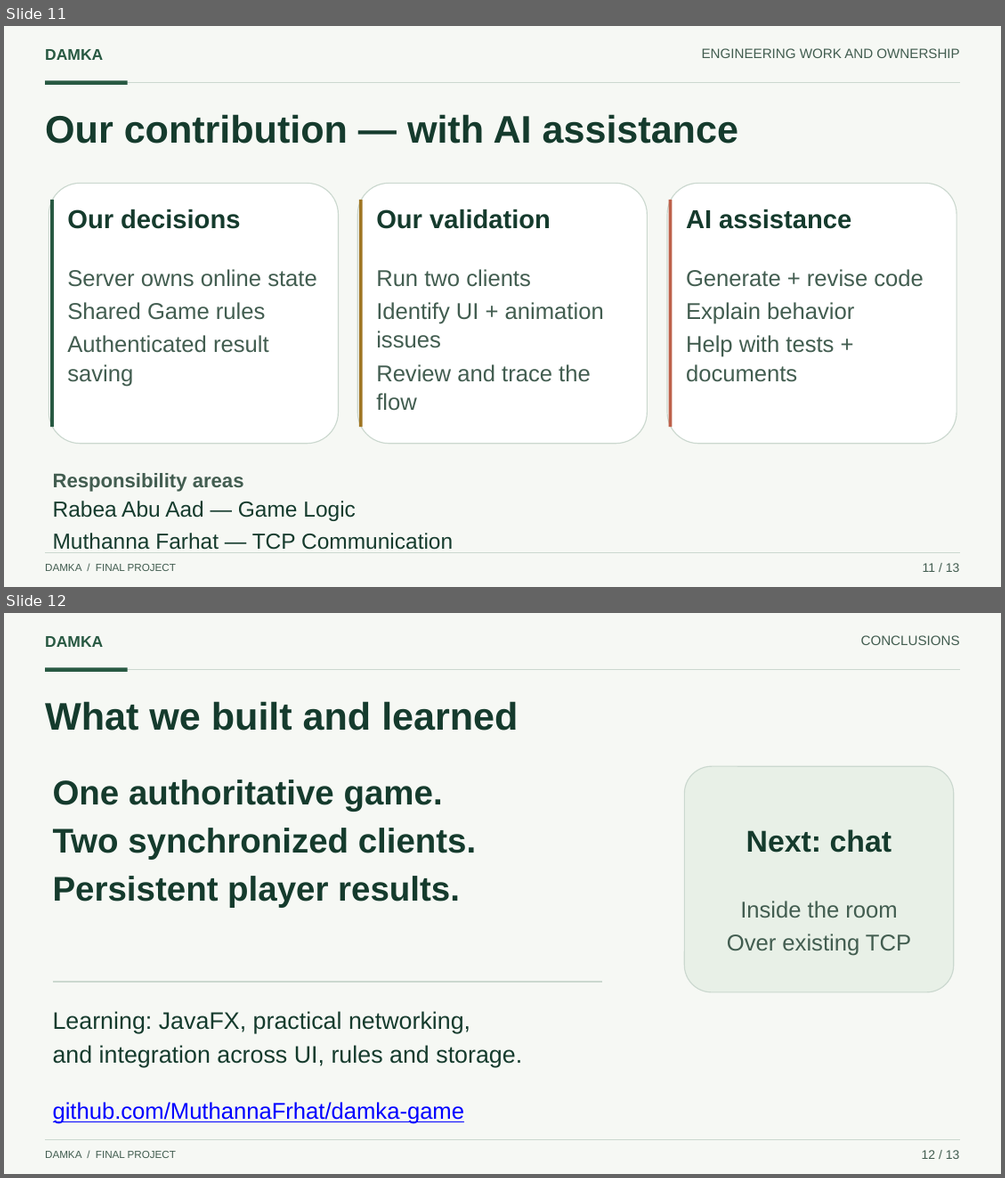
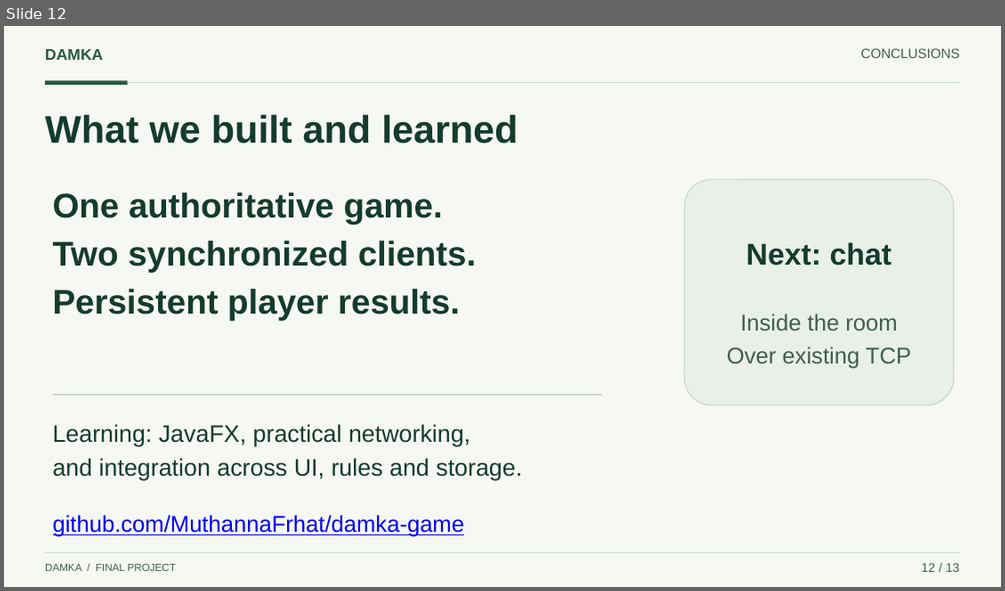
Before and after one commit to MuthannaFrhat/damka-game, a slide deck: docs/presentation/Damka_Presentation.pptx. Shown one above the other, each under a label of ours: slides 11 and 12 before the commit, slide 12 after it. The pictures are 1005x1178 and 1005x591 pixels, drawn with LibreOffice and Linux fonts; fonts in the diff are those of the drawing. Boxes give left, top, right and bottom in pixels: in the first picture for what was removed or moved away, otherwise in the second. Text is boxed around its words. In the diff, an @@ line names an element or a change of style, - is before the commit and + after.

Commit message:
Align presentation with project book and clarify technical terms

```diff
--- a/docs/presentation/Damka_Presentation.pptx
+++ b/docs/presentation/Damka_Presentation.pptx
@@ slide 11 removed at (4,26,1001,587), background #F6F8F4 @@
@@ text removed at (45,49,103,60) @@
-DAMKA
@@ text removed at (702,48,959,58) @@
-ENGINEERING WORK AND OWNERSHIP
@@ line removed from (45, 83) to (960, 83) @@
@@ rectangle removed at (45,80,128,85) @@
@@ text removed at (45,114,738,143) @@
-Our contribution — with AI assistance
@@ rounded rectangle removed at (48,183,339,443) @@
@@ rounded rectangle removed at (357,183,647,443) @@
@@ rounded rectangle removed at (667,183,956,443) @@
@@ rectangle removed at (50,200,53,426) @@
@@ text removed at (67,209,240,229) @@
-Our decisions
@@ rectangle removed at (359,200,362,426) @@
@@ text removed at (376,209,550,229) @@
-Our validation
@@ rectangle removed at (669,200,672,426) @@
@@ text removed at (686,209,851,229) @@
-AI assistance
@@ text removed at (67,269,317,386) @@
-Server owns online state
-Shared Game rules
-Authenticated result saving
@@ text removed at (376,269,604,410) @@
-Run two clients
-Identify UI + animation issues
-Review and trace the flow
@@ text removed at (686,269,923,382) @@
-Generate + revise code
-Explain behavior
-Help with tests + documents
@@ text removed at (53,473,244,491) @@
-Responsibility areas
@@ text removed at (53,500,453,553) @@
-Rabea Abu Aad — Game Logic
-Muthanna Farhat — TCP Communication
@@ line removed from (45, 553) to (960, 553) @@
@@ text removed at (45,564,176,571) @@
-DAMKA / FINAL PROJECT
@@ text removed at (922,563,960,572) @@
-11 / 13
```
Also in this commit, not shown: 2 slides changed, 2 slides added, 1 other slide removed, 4 other files.
